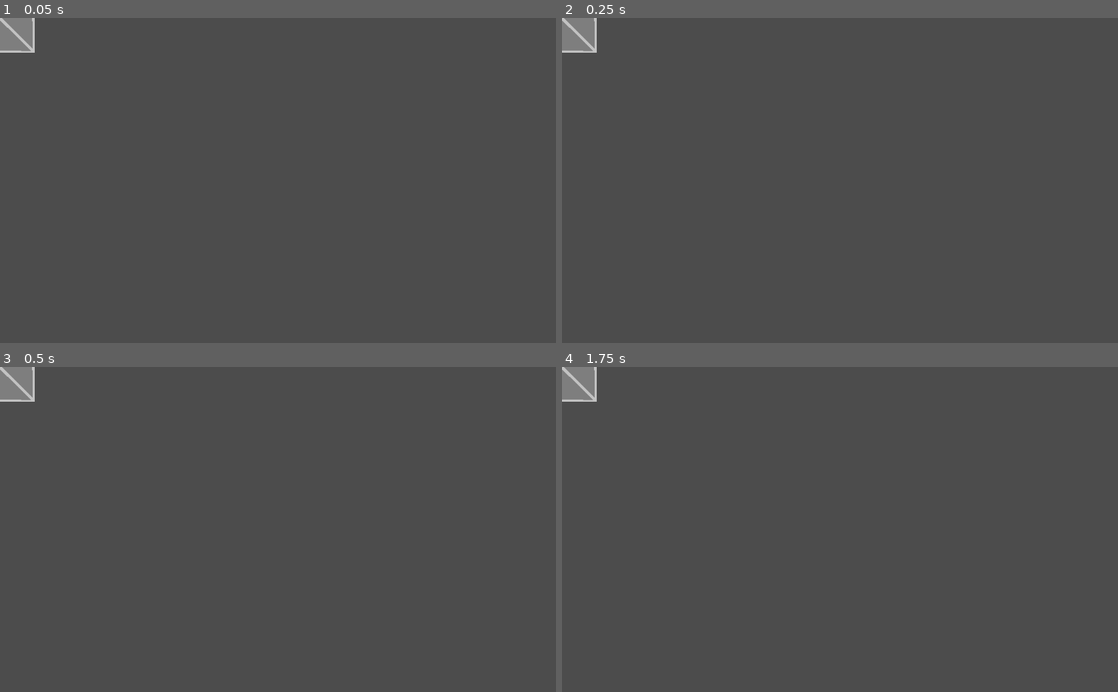
Above: before the commit, frames 1-4 (two rows, left to right).
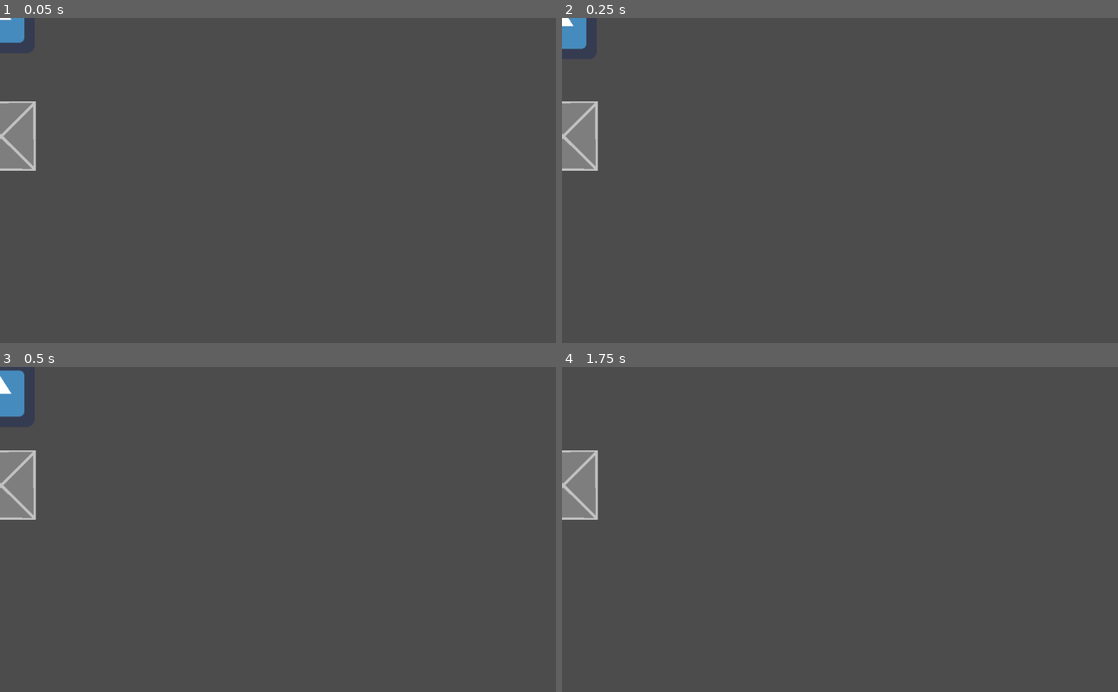
Above: after the commit, the same moments.

Repository: BraunTom/TrueTurnTurnTurn
Game: Godot game, scene res://level1/Node2D.tscn
Two runs of this game, one before a commit and one after it. Both use one fixed random seed, a clock stepped at 60 frames per second and the inputs below. Before the commit the project starts from res://Blocks/BasicBlock.tscn. The engine's default icon, where the game draws it, is replaced by a stand-in: a white triangle on a blue panel in a dark square.
Inputs:
- Up to frame 1 (0.05 s): no input
- Up to frame 2 (0.25 s): no input
- Up to frame 3 (0.5 s): no input
- Up to frame 4 (1.75 s): hold Right (ui_right) 0.53-1.28 s; hold Down (ui_down) from 1.28 s (still down)

The runs differ from the first frame. In frame 1, 2.1% of the frame differs, in the area x 0-7%, y 0-48%; in frame 2, 2.1%; in frame 3, 2.3%; in frame 4, 2.1%.

Commit message:
no idea, what i changed

Diff:
--- a/TrueTurnTurnTurn/Blocks/BasicBlock.tscn
+++ b/TrueTurnTurnTurn/Blocks/BasicBlock.tscn
@@ -5,7 +5,7 @@
 [sub_resource type="RectangleShape2D" id=1]
 
 custom_solver_bias = 0.0
-extents = Vector2( 10, 10 )
+extents = Vector2( 10, 9.96218 )
 
 [node name="BasicBlock" type="StaticBody2D"]
 
--- a/TrueTurnTurnTurn/Player.tscn
+++ b/TrueTurnTurnTurn/Player.tscn
@@ -22,8 +22,9 @@
 input_pickable = false
 collision_layer = 1
 collision_mask = 1
-collision/safe_margin = 0.08
+collision/safe_margin = 0.001
 script = ExtResource( 1 )
+_sections_unfolded = [ "collision" ]
 SPEED = 10
 gravityConst = -0.1
 jumpStrength = null
--- a/TrueTurnTurnTurn/level1/Node2D.tscn
+++ b/TrueTurnTurnTurn/level1/Node2D.tscn
@@ -5,11 +5,9 @@
 
 [node name="Level1" type="Node2D" index="0"]
 
-position = Vector2( 0, 0.880249 )
-
 [node name="Player" parent="." index="0" instance=ExtResource( 1 )]
 
-position = Vector2( -1.07201, 105.381 )
+jumpStrength = 0.2
 
 [node name="StaticBody2D" parent="." index="1" instance=ExtResource( 2 )]
 
--- a/TrueTurnTurnTurn/project.godot
+++ b/TrueTurnTurnTurn/project.godot
@@ -11,7 +11,7 @@
 [application]
 
 config/name="New Game Project"
-run/main_scene="res://Blocks/BasicBlock.tscn"
+run/main_scene="res://level1/Node2D.tscn"
 config/icon="res://icon.png"
 
 [rendering]
